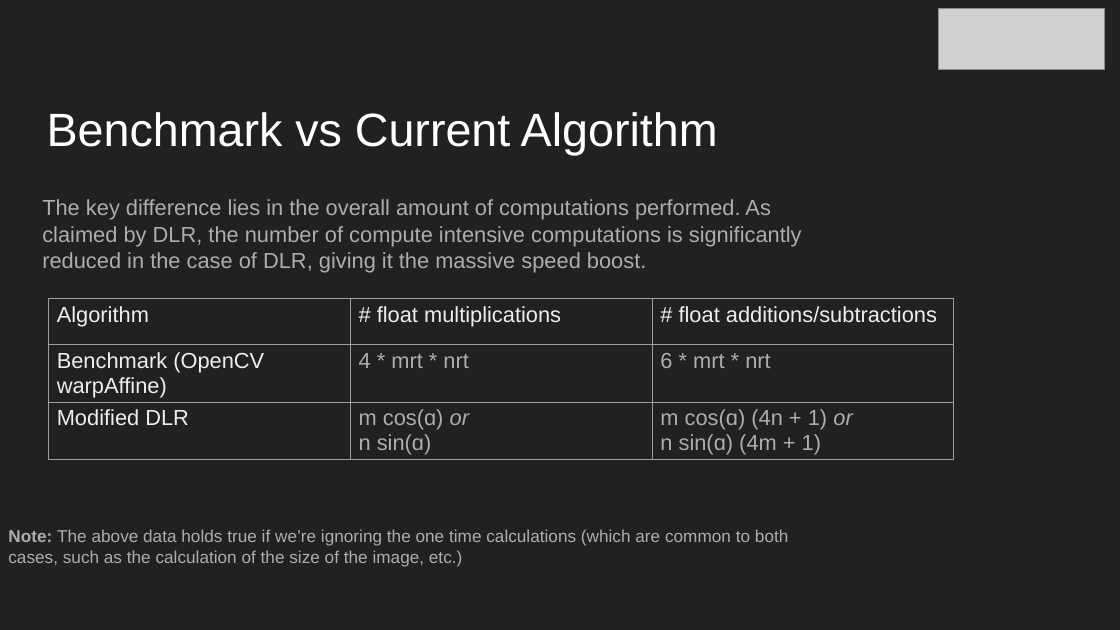
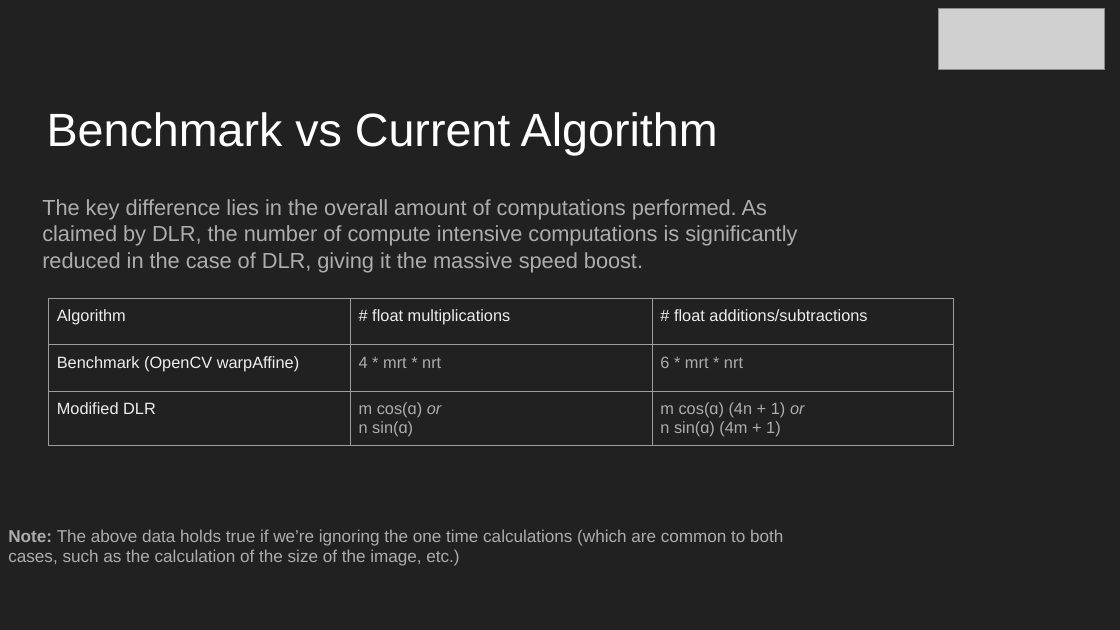
Before and after one commit to BillyDoesDev/fast-image-rotation, a slide deck: slide 85 of PPTS/Merged_Final-PPT.pptx. Drawn at 1120x630 pixels with LibreOffice and Linux fonts; fonts in the diff are those of the drawing; grey boxes stand for pictures. Boxes give left, top, right and bottom in pixels: in the first picture for what was removed or moved away, otherwise in the second. Text is boxed around its words. In the diff, an @@ line names an element or a change of style, - is before the commit and + after.

```diff
--- a/PPTS/Merged_Final-PPT.pptx
+++ b/PPTS/Merged_Final-PPT.pptx
@@ subtitle "The key difference lies in ..." rewrapped from [42,199,802,273] to [42,199,797,272] @@
@@ table at [49,298,954,483] @@
@@ size 18.7 to 14 pt @@
@@ borders changed @@
@@ subtitle "Note: The above data holds ..." rewrapped from [8,529,788,567] to [8,529,783,566] @@
```
Also in this commit, not shown: 70 other slides changed, 2 slides added.
